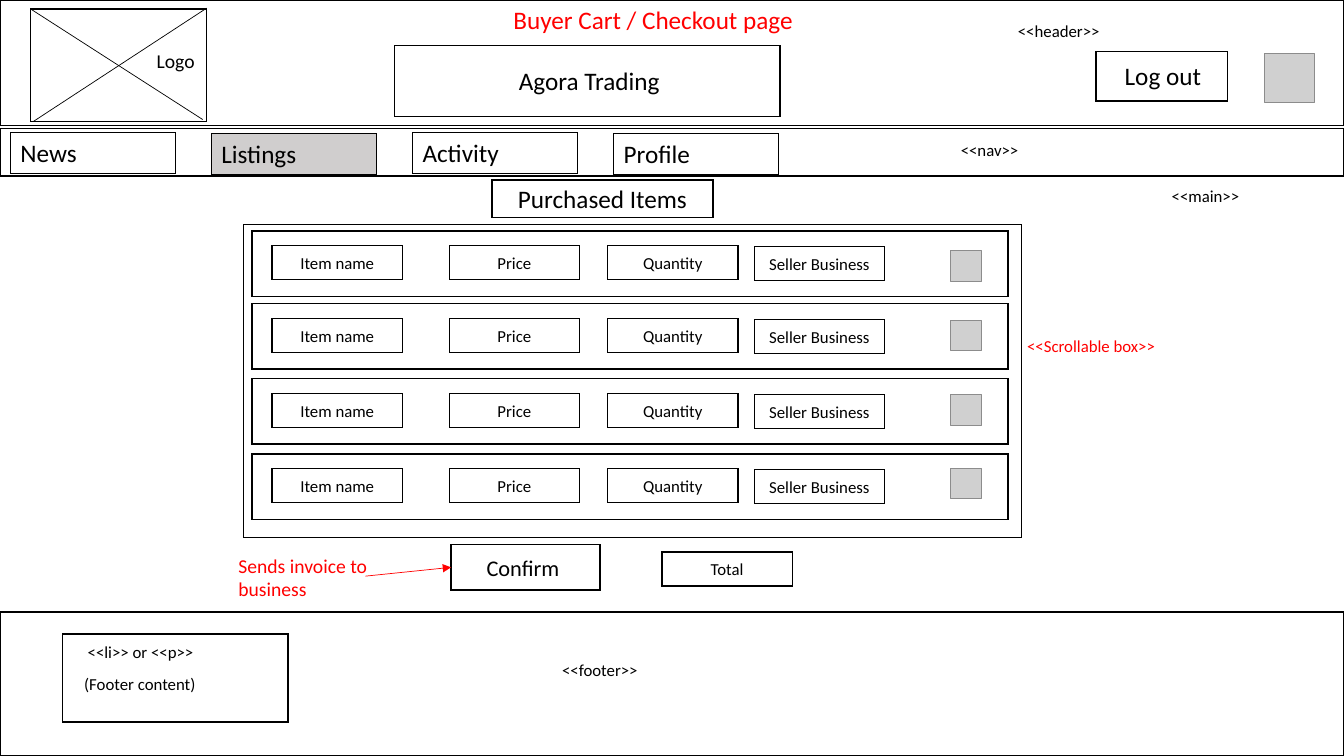
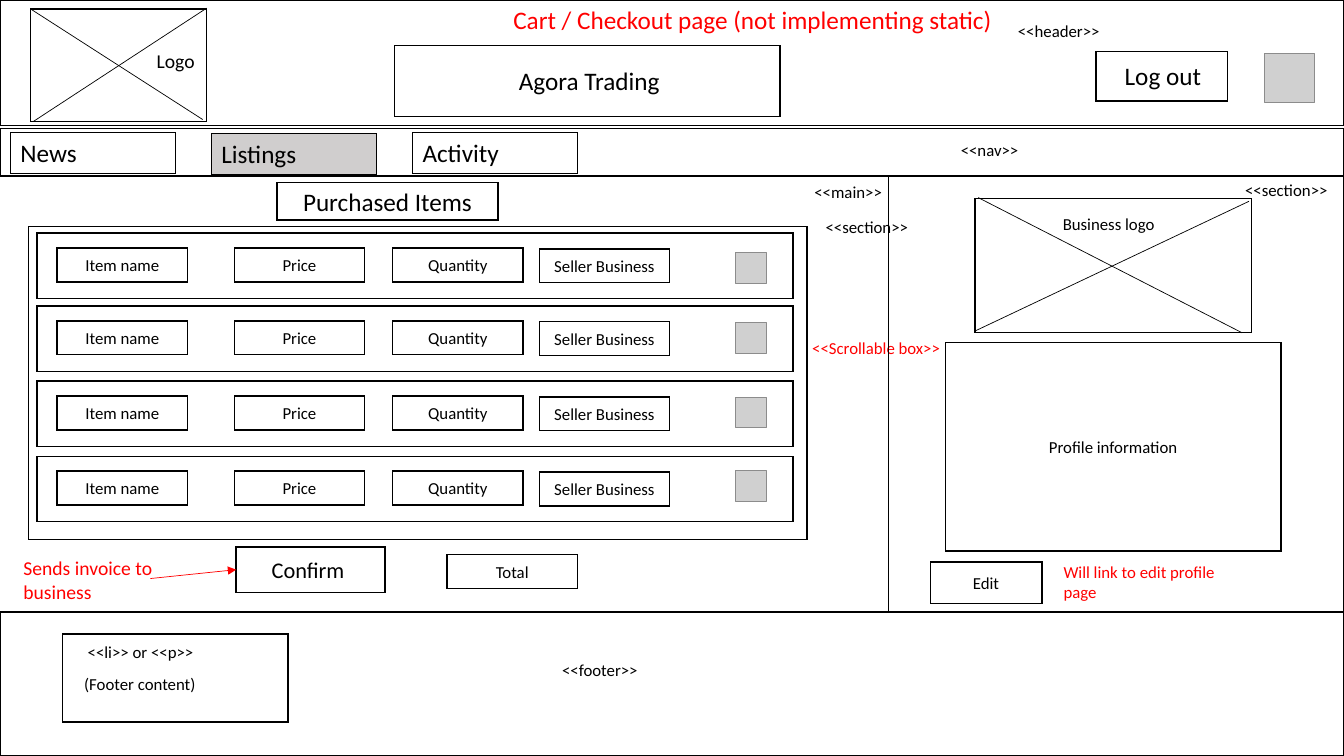
Before and after one commit to jameshutchy/Best-Practice-PHP, a slide deck: slide 12 of BCDE224 - Assessment 2 - James Hutchinson/BCDE244-Assesment 2 - James Hutchinson.pptx (slide 17 before the commit). Drawn at 1344x756 pixels with LibreOffice and Linux fonts; fonts in the diff are those of the drawing; grey boxes stand for pictures. Boxes give left, top, right and bottom in pixels: in the first picture for what was removed or moved away, otherwise in the second. Text is boxed around its words. In the diff, an @@ line names an element or a change of style, - is before the commit and + after.

```diff
--- a/BCDE224 - Assessment 2 - James Hutchinson/BCDE244-Assesment 2 - James Hutchinson.pptx
+++ b/BCDE224 - Assessment 2 - James Hutchinson/BCDE244-Assesment 2 - James Hutchinson.pptx
@@ text at bbox=[513, 10, 991, 34]: text changed @@
-Buyer Cart / Checkout page
+Cart / Checkout page (not implementing static)
@@ text "<<main>>": place and size @@
-text "<<main>>" at bbox=[1172, 190, 1240, 202]
+text "<<main>>" at bbox=[814, 186, 882, 198]
@@ rectangle added at bbox=[889, 176, 1344, 613], outline #000000 1 pt @@
@@ rectangle added at bbox=[975, 199, 1251, 333], outline #000000 1 pt @@
@@ line added from (975, 331) to (1249, 202), #000000 0.5 pt @@
@@ line added from (978, 198) to (1242, 333), #000000 0.5 pt @@
@@ text added at bbox=[1245, 184, 1327, 200], 12 pt, text #000000 @@
+<<section>>
@@ text added at bbox=[826, 219, 908, 237], 12 pt, text #000000 @@
+<<section>>
@@ text added at bbox=[1063, 218, 1154, 233], 12 pt, text #000000 @@
+Business logo
@@ rectangle "Profile information": place and size @@
-rectangle "Profile information" at bbox=[614, 134, 778, 174]
+rectangle "Profile information" at bbox=[946, 343, 1281, 552]
@@ rectangle "Profile information" at bbox=[946, 343, 1281, 552]: vertical alignment top to middle; outline #000000 0.75 pt to #000000 1 pt @@
@@ text in rectangle at bbox=[1049, 441, 1177, 453]: text changed; size 18 to 12 pt @@
-Profile
+Profile information
@@ 7 rectangles, 1 text: place and size @@
-7 rectangles, 1 text at bbox=[238, 303, 1008, 596]
+7 rectangles, 1 text at bbox=[23, 307, 793, 599]
@@ rectangle added at bbox=[931, 563, 1043, 604], outline #000000 1 pt, 12 pt, text #000000 @@
+Edit
@@ text added at bbox=[1064, 566, 1214, 601], 12 pt, text #FF0000 @@
+Will link to edit profile page
@@ 17 rectangles, 4 pictures, 1 text, 1 arrow: place and size @@
-17 rectangles, 4 pictures, 1 text, 1 arrow at bbox=[243, 180, 1155, 587]
+17 rectangles, 4 pictures, 1 text, 1 arrow at bbox=[28, 182, 940, 589]
```
Also in this commit, not shown: 9 other slides changed, 2 slides added, 11 slides removed, 22 other files.
